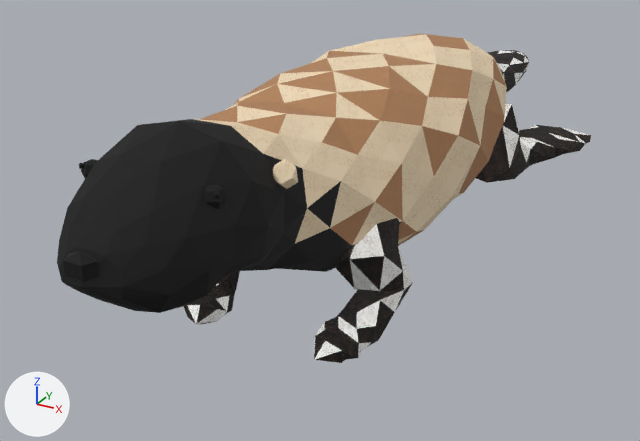
The Blender file ArtSource/SeaOtter/sea_otter.blend as it was, and as the next commit left it.
Rendered twice from a 50 mm lens placed at (0.172, -0.367, 0.212), pointed at (-0.021, -0.014, 0.036). The lights are fixed; the arrows at lower left show +X, +Y and +Z. The older version comes first.

Objects in the first picture: 'SeaOtter'.
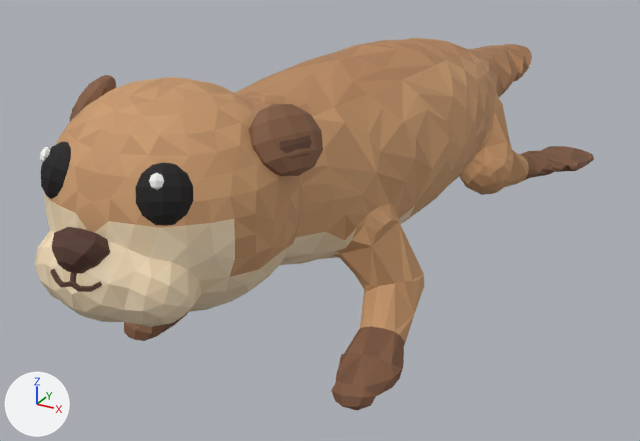
Scene script edits in JSON lines:
```json
{"block": "me_seaotter", "where": "# used by ob_seaotter; location = (0.0, 0.0, 0.0); rotation_euler = (1.571, 0.0, 0.0), in degrees (90, 0, 0); scale = (0.01, 0.01, 0.01)"}
{"op": "remove", "block": "me_seaotter", "code": "me_seaotter.from_pydata(...)  # 646 vertices, 1197 faces; spans x -6.9..6.9, y 1.9..12.7, z -23.1..20.1"}
{"op": "add", "block": "me_seaotter", "code": "me_seaotter.from_pydata(...)  # 1711 vertices, 3060 faces; spans x -7.4..7.4, y 1.6..14.1, z -24.2..20.4"}
{"block": "me_seaotter", "change": "me_seaotter part 1: the loose piece of 278 vertices spanning x -5.1..5.1, y 3.5..12.7, z -23.1..19.9 is rebuilt with 1301 vertices and now spans x -7.4..7.4, y 1.6..14.1, z -24.2..20.2"}
{"block": "me_seaotter", "change": "me_seaotter part 2: 10 loose pieces with 356 vertices, spanning x -6.9..6.9, y 1.9..11.5, z -16.9..16.7, are deleted"}
{"block": "me_seaotter", "change": "me_seaotter part 3: 12 vertices removed from x -0.6..0.6, y 9.2..10.2, z 19.4..20.1; 410 vertices added at x -4.7..4.7, y 9.1..13.6, z 13.3..20.4"}
```

Changed parts and their boxes [x1, y1, x2, y2] in the pictures (640 x 441 px):
```json
{"object": "SeaOtter", "change": "reshaped", "before": [57, 34, 591, 363], "after": [35, 38, 594, 410], "on screen": "13% taller"}
{"part": 1, "of": "me_seaotter", "change": "rebuilt", "before": [57, 34, 529, 313], "after": [35, 38, 594, 410], "on screen": "18% wider, 33% taller"}
{"part": 2, "of": "me_seaotter", "change": "deleted", "before": [79, 104, 591, 363]}
{"part": 3, "of": "me_seaotter", "change": "built on", "before": [63, 251, 99, 282], "after": [40, 75, 323, 292]}
```
